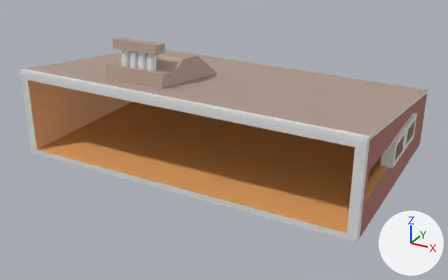
Before and after pictures for a commit that changed the Blender file raylib-rendering/assets/blender/BoxHouse.blend.
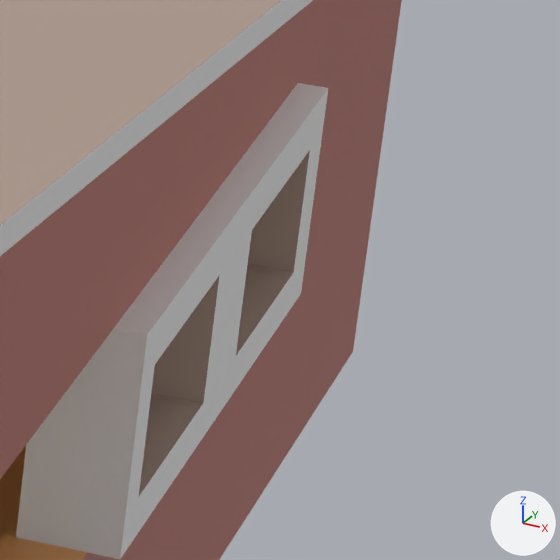
Each version appears first whole from a 50 mm lens placed at (22.4, -41.9, 21.5), pointed at (0.3, -1.9, 1.5), and next in a close-up on the part from 84% to 99% of the width and 37% to 60% of the height. Every picture has the same lights, and +X, +Y and +Z are marked at lower right.

Before the edit, the objects in view are built like this:
```python
me_cube_003 = bpy.data.meshes.new('Cube.003')
me_cube_003.from_pydata(...)  # 474 vertices, 340 faces; spans x -13.8..14.0, y -8.9..8.4, z 0.0..9.7
me_cube_003.materials.append(mat_roof)  # beige #b7a093
me_cube_003.materials.append(mat_wall)  # red #aa584c
me_cube_003.materials.append(mat_border)  # white #e7e7e7
me_cube_003.materials.append(mat_wood)  # orange #ecaa68
ob_boxhouse = bpy.data.objects.new('BoxHouse', me_cube_003)
ob_boxhouse.location = (0.0, 0.0, 0.0)
```
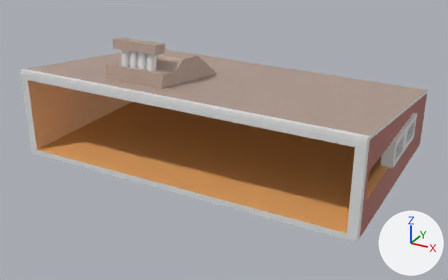
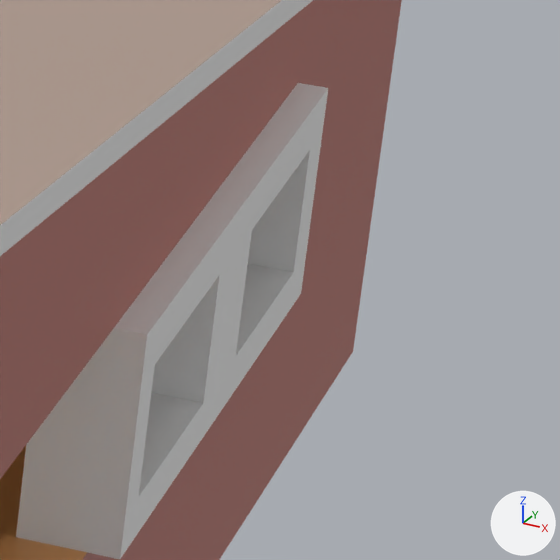
The edits, one by one:
me_cube_003 has 474 vertices, 340 faces and spans x -13.8..14.0, y -8.9..8.4, z 0.0..9.7.
me_cube_003 is used by ob_boxhouse; location (0.0, 0.0, 0.0).
me_cube_003 part 1: all 8 faces centred in x 13.6, y -2.1..3.3, z 2.8..4.0 switch from mat_roof (beige #b7a093) to mat_border (white #e7e7e7).

What differs and where, as boxes [x1, y1, x2, y2] in the close-ups (560 x 560 px):
part 1 of me_cube_003, recoloured: [139, 150, 310, 496] in both
